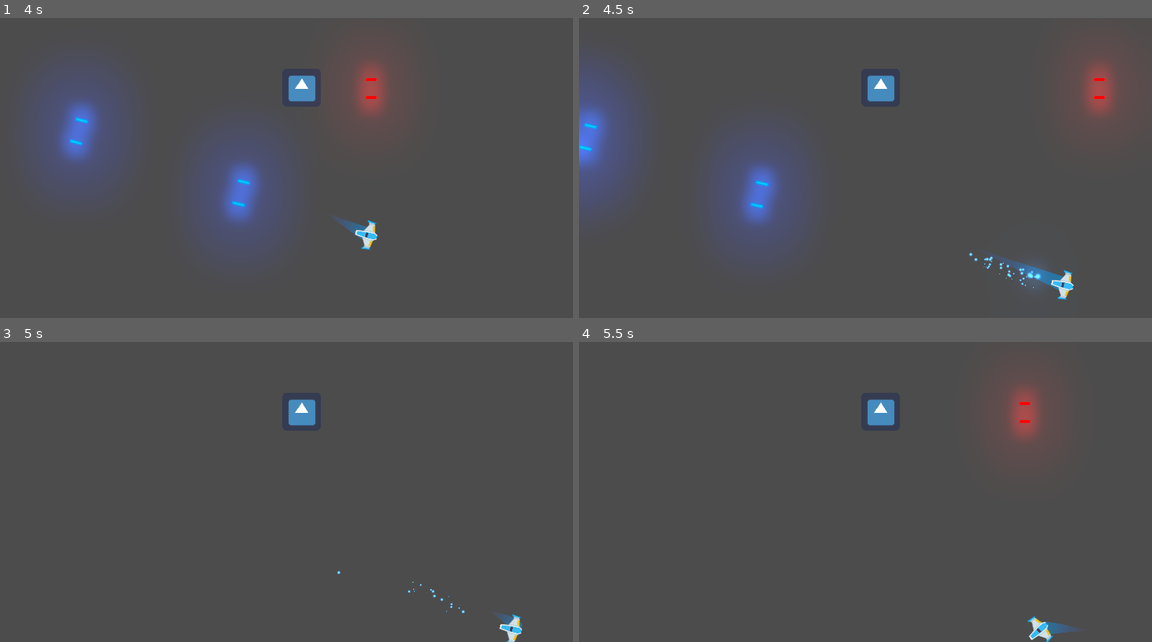
Above: before the commit, frames 1-4 (two rows, left to right).
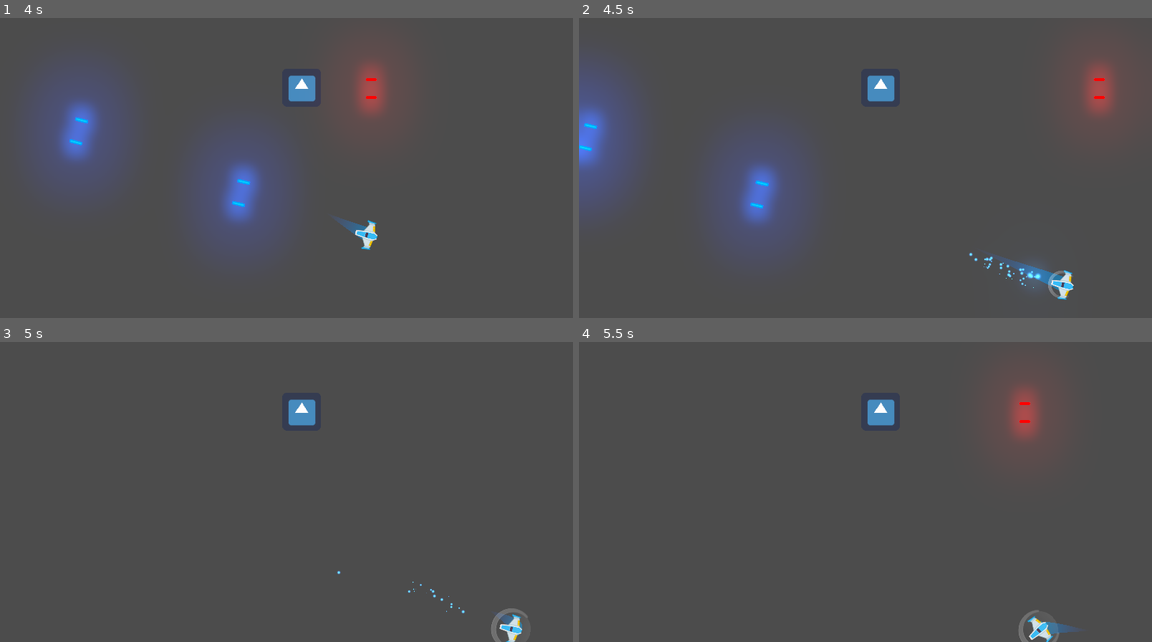
Above: after the commit, the same moments.

Repository: MRuiz1003/Meteoritos_Juego
Game: Godot game, scene res://Juego/Niveles/NivelTest.tscn
Same seed, same stepped clock (60 frames per second), same inputs: the game is played once before the commit and once after it. The engine's default icon, where the game draws it, is replaced by a stand-in: a white triangle on a blue panel in a dark square.
Inputs (mouse positions are in pixels of both pictures, inside the frame that each line leads up to):
- Up to frame 1 (4 s): move the mouse to (257, 222) at 0.52 s; hold Z (disparo_principal) 0.53-1.28 s; hold W (mover_adelante) 0.53-2.03 s; move the mouse to (458, 204) at 1.27 s; tap X (disparo_secundario) at 1.35 s; move the mouse to (114, 108) at 2.02 s; hold A (rotar_antihorario) 2.03-2.78 s; hold S (mover_atras) from 2.03 s (still down); move the mouse to (315, 156) at 2.77 s; tap D (rotar_horario) at 2.85 s; move the mouse to (200, 75) at 3.52 s; hold Z (disparo_principal) from 3.53 s (still down)
- Up to frame 2 (4.5 s): tap Middle mouse button (escudo, bound only after the commit) at 4.15 s; move the mouse to (991, 141) at 4.27 s; release S (mover_atras) at 4.28 s; release Z (disparo_principal) at 4.28 s; hold W (mover_adelante) from 4.28 s (still down); tap X (disparo_secundario) at 4.35 s
- Up to frame 3 (5 s): keep holding W (mover_adelante)
- Up to frame 4 (5.5 s): keep holding W (mover_adelante); move the mouse to (750, 498) at 5.02 s; hold A (rotar_antihorario) from 5.03 s (still down)

Frame 1 is identical in both runs. In frame 2, less than 0.1% of the frame differs, in the area x 81-86%, y 84-94%; in frame 3, 0.1%, in the area x 85-93%, y 88-100%; in frame 4, 0.1%.

Commit message:
Escudo
Se agregó el escudo, animaciones de escudo y absorción de daño del escudo

Diff:
--- /dev/null
+++ b/Juego/Naves/Player/Escudo/Escudo.gd
@@ -0,0 +1,45 @@
+class_name Escudo
+extends Area2D
+
+export var energia: float = 8.0
+export var radio_desgaste: float = -1.6
+
+var esta_activado: bool = false setget, get_esta_activado
+
+func get_esta_activado() -> bool:
+	return esta_activado
+
+func _process(delta: float) -> void:
+	energia += radio_desgaste * delta
+
+	if energia <= 0:
+		desactivar()
+
+func _ready() -> void:
+	set_process(false)
+	controlar_colisionador(true)
+
+func controlar_colisionador(esta_desactivado: bool) -> void:
+	$CollisionShape2D.set_deferred("disabled", esta_desactivado)
+
+func activar() -> void:
+	if energia <= 0:
+		return
+	esta_activado = true
+	controlar_colisionador(false)
+	$AnimationPlayer.play("activando")
+
+func desactivar() -> void:
+	set_process(false)
+	esta_activado = false
+	controlar_colisionador(true)
+	$AnimationPlayer.play_backwards("activando")
+
+func _on_AnimationPlayer_animation_finished(anim_name: String) -> void:
+	if anim_name == "activando" and esta_activado:
+		$AnimationPlayer.play("activado")
+		set_process(true)
+
+
+func _on_body_entered(body: Node) -> void:
+	body.queue_free()
--- /dev/null
+++ b/Juego/Naves/Player/Escudo/Escudo.tscn
@@ -0,0 +1,262 @@
+[gd_scene load_steps=10 format=2]
+
+[ext_resource path="res://Juego/Naves/Player/Escudo/escudo_completo.png" type="Texture" id=1]
+[ext_resource path="res://Juego/Naves/Player/Escudo/escudo_abriendo1.png" type="Texture" id=2]
+[ext_resource path="res://Juego/Naves/Player/Escudo/escudo_abriendo2.png" type="Texture" id=3]
+[ext_resource path="res://Juego/Naves/Player/Escudo/escudo_sfx.ogg" type="AudioStream" id=4]
+[ext_resource path="res://Juego/Naves/Player/Escudo/Escudo.gd" type="Script" id=5]
+
+[sub_resource type="CircleShape2D" id=4]
+radius = 70.4281
+
+[sub_resource type="Animation" id=3]
+resource_name = "activado"
+loop = true
+step = 0.05
+tracks/0/type = "value"
+tracks/0/path = NodePath("SpriteCompleto:visible")
+tracks/0/interp = 1
+tracks/0/loop_wrap = true
+tracks/0/imported = false
+tracks/0/enabled = true
+tracks/0/keys = {
+"times": PoolRealArray( 0 ),
+"transitions": PoolRealArray( 1 ),
+"update": 1,
+"values": [ true ]
+}
+tracks/1/type = "value"
+tracks/1/path = NodePath("SpriteCompleto:scale")
+tracks/1/interp = 1
+tracks/1/loop_wrap = true
+tracks/1/imported = false
+tracks/1/enabled = true
+tracks/1/keys = {
+"times": PoolRealArray( 0, 0.25, 0.5, 0.75, 1 ),
+"transitions": PoolRealArray( 1, 1, 1, 1, 1 ),
+"update": 0,
+"values": [ Vector2( 1, 1 ), Vector2( 0.95, 0.95 ), Vector2( 1, 1 ), Vector2( 0.95, 0.95 ), Vector2( 1, 1 ) ]
+}
+tracks/2/type = "audio"
+tracks/2/path = NodePath("AudioStreamPlayer")
+tracks/2/interp = 1
+tracks/2/loop_wrap = true
+tracks/2/imported = false
+tracks/2/enabled = true
+tracks/2/keys = {
+"clips": [ {
+"end_offset": 0.106076,
+"start_offset": 0.0,
+"stream": ExtResource( 4 )
+} ],
+"times": PoolRealArray( 0 )
+}
+tracks/3/type = "value"
+tracks/3/path = NodePath("SpriteAbriendo1:visible")
+tracks/3/interp = 1
+tracks/3/loop_wrap = true
+tracks/3/imported = false
+tracks/3/enabled = true
+tracks/3/keys = {
+"times": PoolRealArray( 0 ),
+"transitions": PoolRealArray( 1 ),
+"update": 1,
+"values": [ false ]
+}
+tracks/4/type = "value"
+tracks/4/path = NodePath("SpriteAbriendo2:visible")
+tracks/4/interp = 1
+tracks/4/loop_wrap = true
+tracks/4/imported = false
+tracks/4/enabled = true
+tracks/4/keys = {
+"times": PoolRealArray( 0 ),
+"transitions": PoolRealArray( 1 ),
+"update": 1,
+"values": [ false ]
+}
+
+[sub_resource type="Animation" id=1]
+resource_name = "activando"
+length = 0.5
+step = 0.05
+tracks/0/type = "value"
+tracks/0/path = NodePath("SpriteAbriendo1:visible")
+tracks/0/interp = 1
+tracks/0/loop_wrap = true
+tracks/0/imported = false
+tracks/0/enabled = true
+tracks/0/keys = {
+"times": PoolRealArray( 0, 0.3, 0.5 ),
+"transitions": PoolRealArray( 1, 1, 1 ),
+"update": 1,
+"values": [ true, false, false ]
+}
+tracks/1/type = "value"
+tracks/1/path = NodePath("SpriteAbriendo2:visible")
+tracks/1/interp = 1
+tracks/1/loop_wrap = true
+tracks/1/imported = false
+tracks/1/enabled = true
+tracks/1/keys = {
+"times": PoolRealArray( 0, 0.3, 0.5 ),
+"transitions": PoolRealArray( 1, 1, 1 ),
+"update": 1,
+"values": [ false, true, false ]
+}
+tracks/2/type = "value"
+tracks/2/path = NodePath("SpriteCompleto:visible")
+tracks/2/interp = 1
+tracks/2/loop_wrap = true
+tracks/2/imported = false
+tracks/2/enabled = true
+tracks/2/keys = {
+"times": PoolRealArray( 0, 0.5 ),
+"transitions": PoolRealArray( 1, 1 ),
+"update": 1,
+"values": [ false, true ]
+}
+tracks/3/type = "value"
+tracks/3/path = NodePath("SpriteCompleto:scale")
+tracks/3/interp = 1
+tracks/3/loop_wrap = true
+tracks/3/imported = false
+tracks/3/enabled = true
+tracks/3/keys = {
+"times": PoolRealArray( 0, 0.3, 0.4 ),
+"transitions": PoolRealArray( 1, 1, 1 ),
+"update": 0,
+"values": [ Vector2( 0, 0 ), Vector2( 0.6, 0.6 ), Vector2( 1, 1 ) ]
+}
+tracks/4/type = "value"
+tracks/4/path = NodePath("SpriteAbriendo1:scale")
+tracks/4/interp = 1
+tracks/4/loop_wrap = true
+tracks/4/imported = false
+tracks/4/enabled = true
+tracks/4/keys = {
+"times": PoolRealArray( 0, 0.3, 0.5 ),
+"transitions": PoolRealArray( 1, 1, 1 ),
+"update": 0,
+"values": [ Vector2( 0, 0 ), Vector2( 0.6, 0.6 ), Vector2( 1, 1 ) ]
+}
+tracks/5/type = "value"
+tracks/5/path = NodePath("SpriteAbriendo2:scale")
+tracks/5/interp = 1
+tracks/5/loop_wrap = true
+tracks/5/imported = false
+tracks/5/enabled = true
+tracks/5/keys = {
+"times": PoolRealArray( 0, 0.3, 0.5 ),
+"transitions": PoolRealArray( 1, 1, 1 ),
+"update": 0,
+"values": [ Vector2( 0, 0 ), Vector2( 0.6, 0.6 ), Vector2( 0.95, 0.95 ) ]
+}
+
+[sub_resource type="Animation" id=2]
+resource_name = "default"
+tracks/0/type = "value"
+tracks/0/path = NodePath("SpriteCompleto:visible")
+tracks/0/interp = 1
+tracks/0/loop_wrap = true
+tracks/0/imported = false
+tracks/0/enabled = true
+tracks/0/keys = {
+"times": PoolRealArray( 0 ),
+"transitions": PoolRealArray( 1 ),
+"update": 1,
+"values": [ false ]
+}
+tracks/1/type = "value"
+tracks/1/path = NodePath("SpriteCompleto:scale")
+tracks/1/interp = 1
+tracks/1/loop_wrap = true
+tracks/1/imported = false
+tracks/1/enabled = true
+tracks/1/keys = {
+"times": PoolRealArray( 0 ),
+"transitions": PoolRealArray( 1 ),
+"update": 0,
+"values": [ Vector2( 1, 1 ) ]
+}
+tracks/2/type = "value"
+tracks/2/path = NodePath("SpriteAbriendo1:visible")
+tracks/2/interp = 1
+tracks/2/loop_wrap = true
+tracks/2/imported = false
+tracks/2/enabled = true
+tracks/2/keys = {
+"times": PoolRealArray( 0 ),
+"transitions": PoolRealArray( 1 ),
+"update": 1,
+"values": [ false ]
+}
+tracks/3/type = "value"
+tracks/3/path = NodePath("SpriteAbriendo1:scale")
+tracks/3/interp = 1
+tracks/3/loop_wrap = true
+tracks/3/imported = false
+tracks/3/enabled = true
+tracks/3/keys = {
+"times": PoolRealArray( 0 ),
+"transitions": PoolRealArray( 1 ),
+"update": 0,
+"values": [ Vector2( 1, 1 ) ]
+}
+tracks/4/type = "value"
+tracks/4/path = NodePath("SpriteAbriendo2:visible")
+tracks/4/interp = 1
+tracks/4/loop_wrap = true
+tracks/4/imported = false
+tracks/4/enabled = true
+tracks/4/keys = {
+"times": PoolRealArray( 0 ),
+"transitions": PoolRealArray( 1 ),
+"update": 1,
+"values": [ false ]
+}
+tracks/5/type = "value"
+tracks/5/path = NodePath("SpriteAbriendo2:scale")
+tracks/5/interp = 1
+tracks/5/loop_wrap = true
+tracks/5/imported = false
+tracks/5/enabled = true
+tracks/5/keys = {
+"times": PoolRealArray( 0 ),
+"transitions": PoolRealArray( 1 ),
+"update": 0,
+"values": [ Vector2( 1, 1 ) ]
+}
+
+[node name="Escudo" type="Area2D"]
+collision_layer = 0
+collision_mask = 16
+script = ExtResource( 5 )
+
+[node name="CollisionShape2D" type="CollisionShape2D" parent="."]
+shape = SubResource( 4 )
+
+[node name="SpriteCompleto" type="Sprite" parent="."]
+visible = false
+texture = ExtResource( 1 )
+
+[node name="SpriteAbriendo1" type="Sprite" parent="."]
+visible = false
+texture = ExtResource( 2 )
+
+[node name="SpriteAbriendo2" type="Sprite" parent="."]
+visible = false
+position = Vector2( 0, -9.19238 )
+texture = ExtResource( 3 )
+
+[node name="AnimationPlayer" type="AnimationPlayer" parent="."]
+anims/activado = SubResource( 3 )
+anims/activando = SubResource( 1 )
+anims/default = SubResource( 2 )
+
+[node name="AudioStreamPlayer" type="AudioStreamPlayer" parent="."]
+stream = ExtResource( 4 )
+volume_db = 1.0
+bus = "SFX"
+[connection signal="body_entered" from="." to="." method="_on_body_entered"]
+[connection signal="animation_finished" from="AnimationPlayer" to="." method="_on_AnimationPlayer_animation_finished"]
--- a/Juego/Naves/Player/Player.gd
+++ b/Juego/Naves/Player/Player.gd
@@ -19,6 +19,7 @@
 onready var motor_sfx: Motor = $MotorSFX
 onready var colisionador: CollisionShape2D = $CollisionShape2D
 onready var impacto_sfx: AudioStreamPlayer = $ImpactoSFX
+onready var escudo: Escudo = $Escudo
 
 func _ready() -> void:
 	controlador_estados(estado_actual)
@@ -38,6 +39,10 @@
 		laser.set_is_casting(true)
 	if event.is_action_released("disparo_secundario"):
 		laser.set_is_casting(false)
+
+	# Escudo
+	if event.is_action_pressed("escudo") and not escudo.get_esta_activado():
+		escudo.activar()
 
 func controlador_estados(nuevo_estado: int) -> void:
 	match nuevo_estado:
--- a/Juego/Naves/Player/Player.tscn
+++ b/Juego/Naves/Player/Player.tscn
@@ -8,6 +8,7 @@
 [ext_resource path="res://Juego/Naves/Player/Estela/Trail2D.tscn" type="PackedScene" id=6]
 [ext_resource path="res://Juego/Naves/Player/Motor/MotorSFX.tscn" type="PackedScene" id=7]
 [ext_resource path="res://Juego/Naves/Player/hit.ogg" type="AudioStream" id=8]
+[ext_resource path="res://Juego/Naves/Player/Escudo/Escudo.tscn" type="PackedScene" id=9]
 
 [sub_resource type="CircleShape2D" id=1]
 radius = 36.2354
@@ -89,6 +90,9 @@
 points = PoolVector2Array( 0, 0, 60, 0 )
 width = 50.0
 is_emitting = true
+resolution = 5.0
+lifetime = 0.5
+max_points = 100
 target_path = NodePath("..")
 
 [node name="MotorSFX" parent="." instance=ExtResource( 7 )]
@@ -101,6 +105,10 @@
 [node name="ImpactoSFX" type="AudioStreamPlayer" parent="."]
 stream = ExtResource( 8 )
 pitch_scale = 0.3
+bus = "SFX"
+
+[node name="Escudo" parent="." instance=ExtResource( 9 )]
+rotation = 1.57079
 [connection signal="animation_finished" from="AnimationPlayer" to="." method="_on_AnimationPlayer_animation_finished"]
 
 [editable path="Canion"]
--- a/Juego/Proyectiles/ProyectilEnemigo.tscn
+++ b/Juego/Proyectiles/ProyectilEnemigo.tscn
@@ -10,7 +10,7 @@
 [node name="ProyectilEnemigo" instance=ExtResource( 1 )]
 z_index = 39
 z_as_relative = false
-collision_layer = 2
+collision_layer = 16
 collision_mask = 5
 
 [node name="Sprite" parent="." index="0"]
--- a/default_bus_layout.tres
+++ b/default_bus_layout.tres
@@ -11,5 +11,5 @@
 bus/2/solo = false
 bus/2/mute = false
 bus/2/bypass_fx = false
-bus/2/volume_db = 0.0
+bus/2/volume_db = -20.3684
 bus/2/send = "Master"
--- a/project.godot
+++ b/project.godot
@@ -13,6 +13,11 @@
 "class": "Canion",
 "language": "GDScript",
 "path": "res://Juego/Proyectiles/Canion.gd"
+}, {
+"base": "Area2D",
+"class": "Escudo",
+"language": "GDScript",
+"path": "res://Juego/Naves/Player/Escudo/Escudo.gd"
 }, {
 "base": "Line2D",
 "class": "Estela",
@@ -46,6 +51,7 @@
 } ]
 _global_script_class_icons={
 "Canion": "",
+"Escudo": "",
 "Estela": "",
 "Motor": "",
 "Nivel": "",
@@ -113,6 +119,12 @@
 , Object(InputEventMouseButton,"resource_local_to_scene":false,"resource_name":"","device":0,"alt":false,"shift":false, …(202 unchanged characters)…
  ]
 }
+escudo={
+"deadzone": 0.5,
+"events": [ Object(InputEventMouseButton,"resource_local_to_scene":false,"resource_name":"","device":0,"alt":false,"shift":false,"control":false,"meta":false,"command":false,"button_mask":0,"position":Vector2( 0, 0 ),"global_position":Vector2( 0, 0 ),"factor":1.0,"button_index":3,"pressed":false,"doubleclick":false,"script":null)
+, Object(InputEventKey,"resource_local_to_scene":false,"resource_name":"","device":0,"alt":false,"shift":false,"control":false,"meta":false,"command":false,"pressed":false,"scancode":67,"unicode":0,"echo":false,"script":null)
+ ]
+}
 
 [layer_names]
 
Binary file added: Juego/Naves/Player/Escudo/escudo_abriendo1.png
Not shown, added: Juego/Naves/Player/Escudo/escudo_abriendo1.png.import
Binary file added: Juego/Naves/Player/Escudo/escudo_abriendo2.png
Not shown, added: Juego/Naves/Player/Escudo/escudo_abriendo2.png.import
Binary file added: Juego/Naves/Player/Escudo/escudo_completo.png
Not shown, added: Juego/Naves/Player/Escudo/escudo_completo.png.import
Not shown, added: Juego/Naves/Player/Escudo/escudo_sfx.ogg.import
Not shown: 1 places in Juego/Naves/Player/Player.tscn that only renumber resources
Not shown, added: Juego/Naves/Player/Escudo/escudo_sfx.ogg
